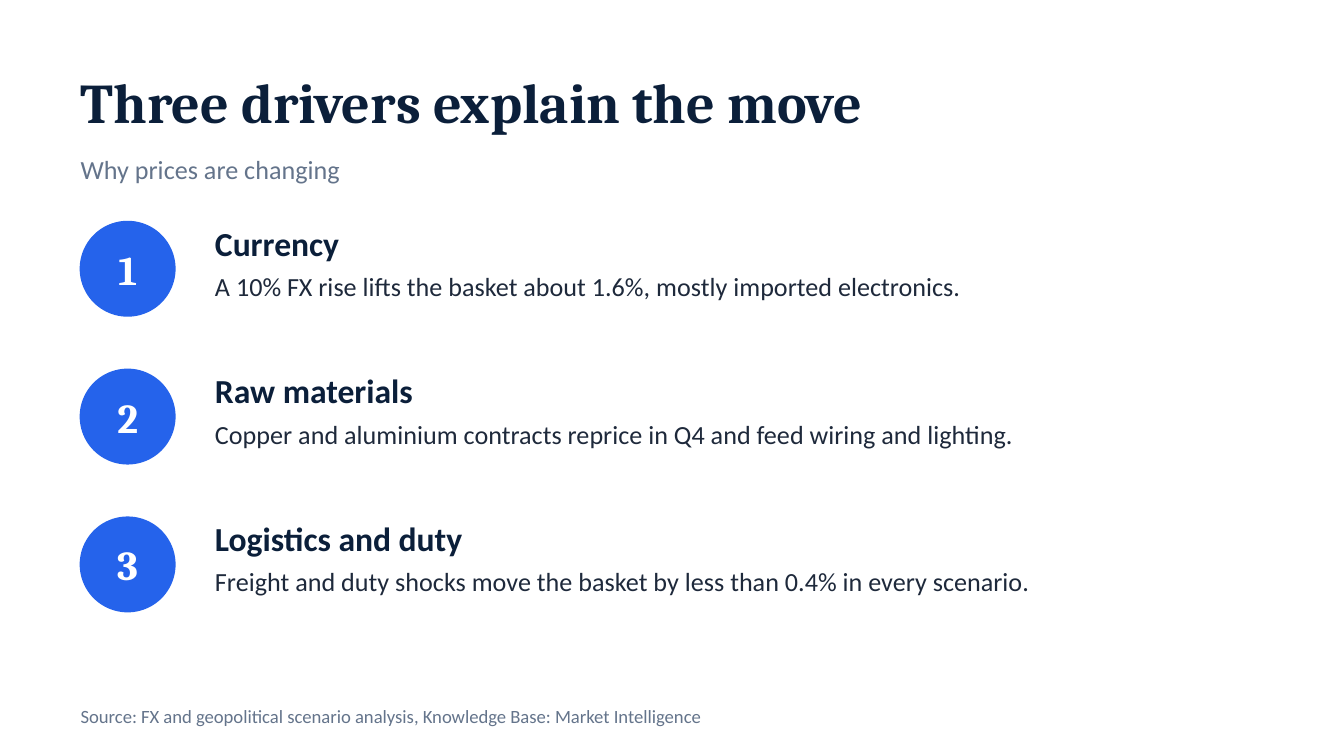
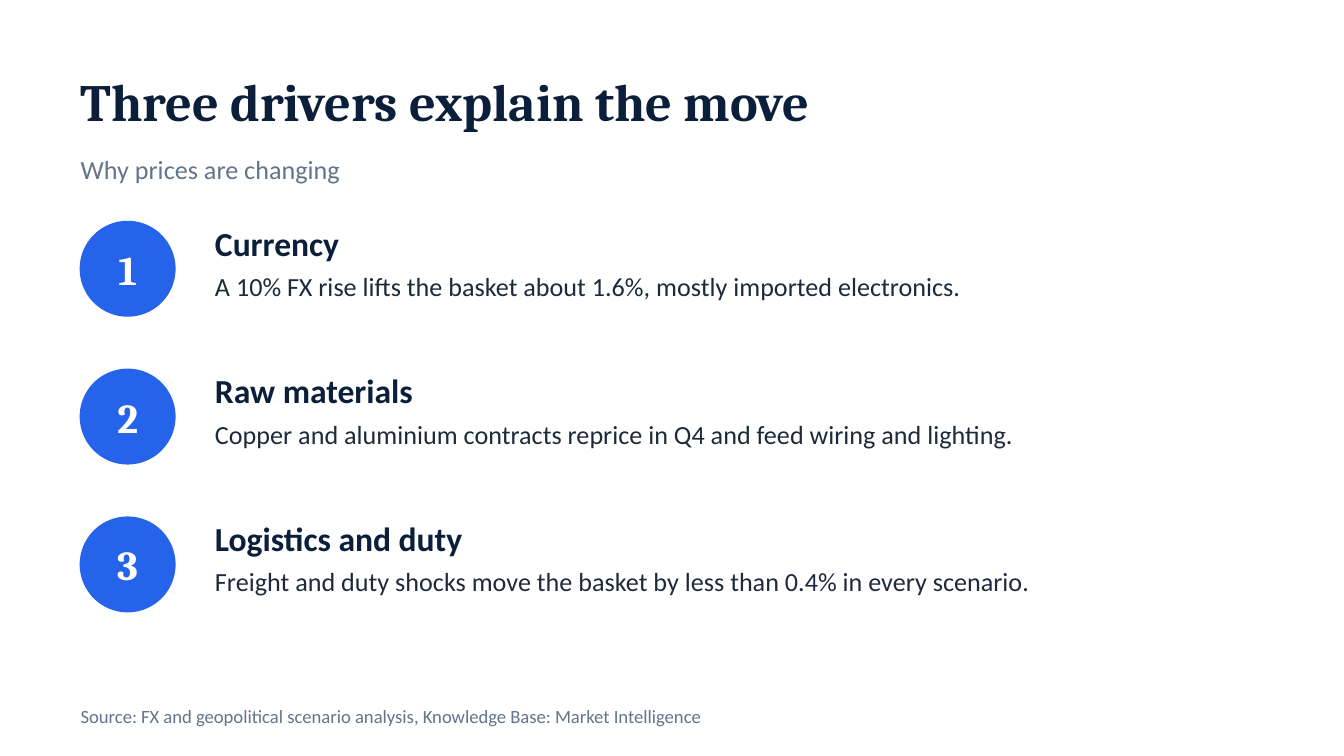
Before and after one commit to ITCDhruvil/SKODA-forecasting-POC, a slide deck: slide 6 of dashboard/public/reports/Auto_Parts_Price_Outlook.pptx. Drawn at 1344x756 pixels with LibreOffice and Linux fonts; fonts in the diff are those of the drawing. Boxes give left, top, right and bottom in pixels: in the first picture for what was removed or moved away, otherwise in the second. Text is boxed around its words. In the diff, an @@ line names an element or a change of style, - is before the commit and + after.

```diff
--- a/dashboard/public/reports/Auto_Parts_Price_Outlook.pptx
+++ b/dashboard/public/reports/Auto_Parts_Price_Outlook.pptx
@@ text "Three drivers explain the move" at box(81, 84, 810, 132): size 30 to 28 pt @@
```
Also in this commit, not shown: 7 other slides changed, 7 other files.
